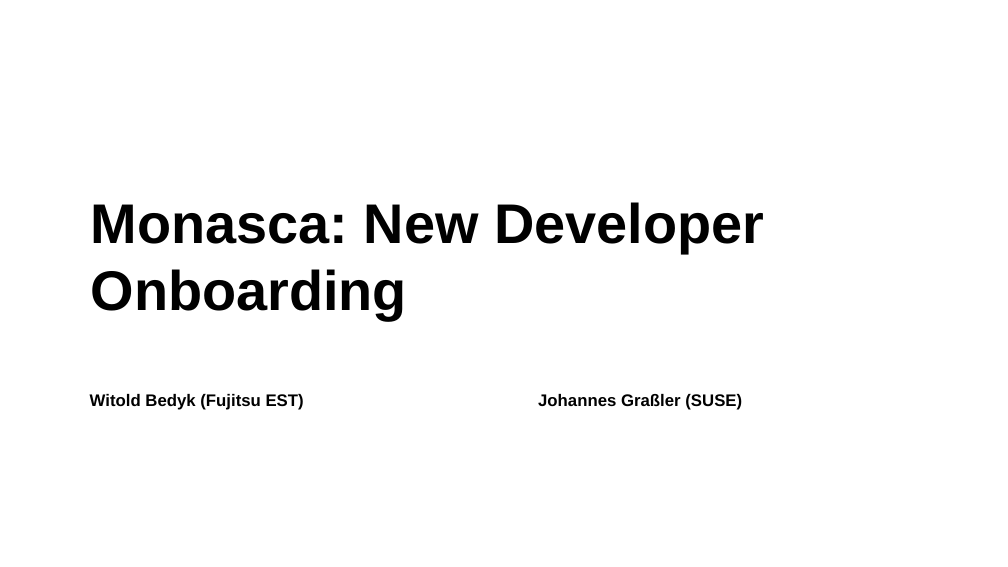
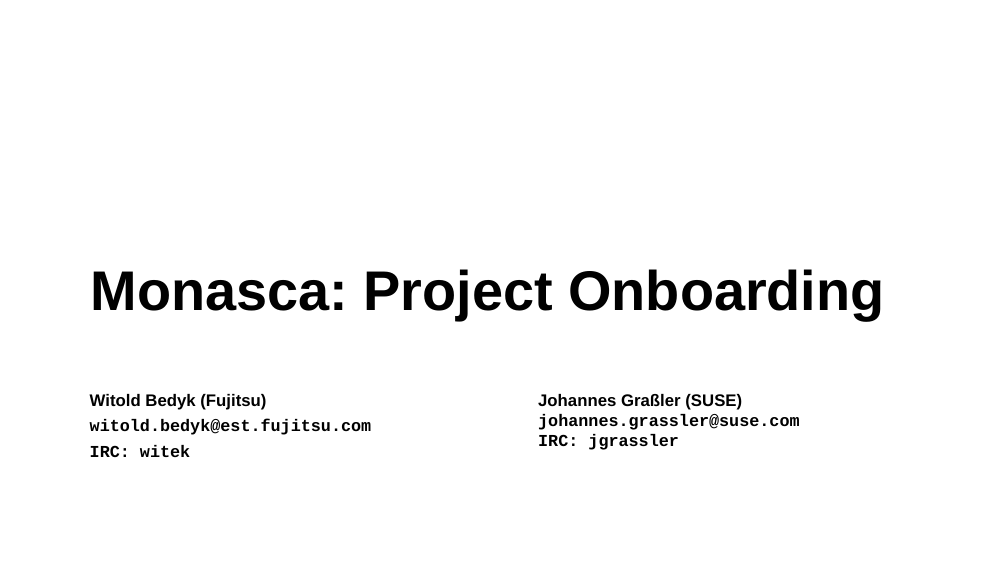
Before and after one commit to jgrassler/talks, a slide deck: slide 1 of monasca-onboarding/templates/template-16-9.odp. Drawn at 1008x567 pixels with LibreOffice and Linux fonts; fonts in the diff are those of the drawing. Boxes give left, top, right and bottom in pixels: in the first picture for what was removed or moved away, otherwise in the second. Text is boxed around its words. In the diff, an @@ line names an element or a change of style, - is before the commit and + after.

```diff
--- a/monasca-onboarding/templates/template-16-9.odp
+++ b/monasca-onboarding/templates/template-16-9.odp
@@ title at (91, 269, 884, 320): text changed @@
-Monasca: New Developer Onboarding
+Monasca: Project Onboarding
@@ subtitle at (90, 394, 372, 457): text changed; font Arial to Courier New @@
-Witold Bedyk (Fujitsu EST)
+Witold Bedyk (Fujitsu)
+witold.bedyk@est.fujitsu.com
+IRC: witek
@@ text at (538, 414, 799, 450): paragraphs added @@
+johannes.grassler@suse.com
+IRC: jgrassler
```
Also in this commit, not shown: 1 other file.
